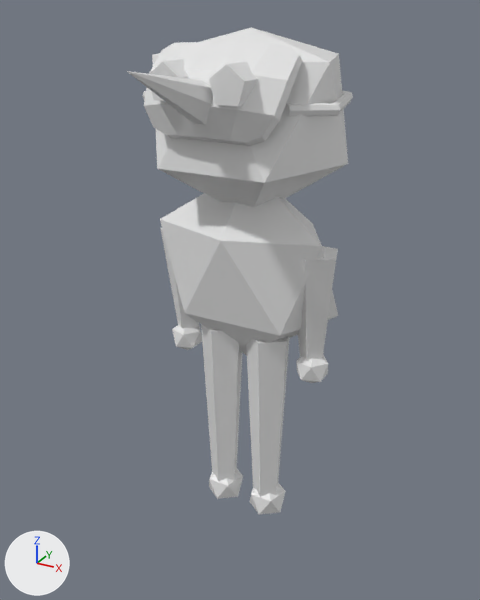
Renders of the FBX model Art/NeeaFolder/Imports/Models/Character.fbx from each side of a commit.
Rendered twice from a 50 mm camera at (2.88, -5.43, 6.02) aimed at (0.0, -0.19, 3.41). The lights are fixed; the arrows at lower left show +X, +Y and +Z. Where no turn or scale is listed for an object, it has been applied to the vertices.

The first picture shows 'Lfoot.001', 'Lhand.001', 'Rarm.001', 'Rlegs.001', 'Torus.002', 'body.001', 'eye.001', 'head.001', 'mask.001', 'nose.001'.
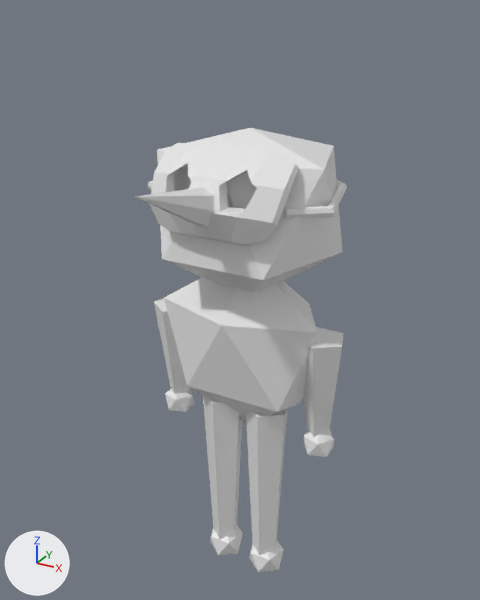
Where the change shows, as pixel boxes (x1, y1, x2, y2) in the pictures (480 x 600 px):
'body.001', moved
    before: (160, 194, 338, 355)
    after: (164, 277, 320, 423)
'head.001', moved
    before: (152, 27, 348, 207)
    after: (157, 128, 343, 293)
'mask.001', moved
    before: (144, 42, 302, 146)
    after: (150, 143, 299, 246)
'Lfoot.001', moved
    before: (246, 336, 290, 514)
    after: (246, 409, 287, 572)
'Rlegs.001', moved
    before: (201, 325, 243, 499)
    after: (203, 396, 243, 555)
'Lhand.001', moved
    before: (296, 246, 338, 383)
    after: (303, 327, 344, 457)
'nose.001', moved
    before: (127, 71, 212, 125)
    after: (135, 187, 214, 227)
'Rarm.001', moved
    before: (161, 228, 202, 350)
    after: (154, 298, 194, 412)
'eye.001', deleted
    before: (149, 59, 258, 106)
'Torus.002', moved
    before: (142, 90, 353, 116)
    after: (148, 180, 347, 219)

Diff of the bpy script that builds the scene:
```diff
--- a/Art/NeeaFolder/Imports/Models/Character.fbx.py
+++ b/Art/NeeaFolder/Imports/Models/Character.fbx.py
@@ ob_rlegs_001 @@
 ob_rlegs_001 = bpy.data.objects.new('Rlegs.001', me_cylinder_008)
-ob_rlegs_001.location = (-0.25, -0.1, 2.06)
+ob_rlegs_001.location = (-0.25, -0.1, 1.22)
@@ ob_nose_001 @@
 ob_nose_001 = bpy.data.objects.new('nose.001', me_cone_001)
-ob_nose_001.location = (0.02, -1.04, 5.45)
+ob_nose_001.location = (0.02, -1.04, 4.61)
@@ ob_head_001 @@
 ob_head_001 = bpy.data.objects.new('head.001', me_icosphere_011)
-ob_head_001.location = (0.0, 0.0, 5.19)
+ob_head_001.location = (0.0, 0.0, 4.35)
@@ ob_body_001 @@
 ob_body_001 = bpy.data.objects.new('body.001', me_icosphere_006)
-ob_body_001.location = (0.0, 0.0, 3.68)
+ob_body_001.location = (0.0, 0.0, 2.84)
@@ ob_torus_002 @@
 ob_torus_002 = bpy.data.objects.new('Torus.002', me_torus_002)
-ob_torus_002.location = (0.0, 0.01, 5.29)
+ob_torus_002.location = (0.0, 0.01, 4.45)
@@ ob_mask_001 @@
 ob_mask_001 = bpy.data.objects.new('mask.001', me_cube_001)
-ob_mask_001.location = (0.01, -0.59, 5.34)
+ob_mask_001.location = (0.01, -0.59, 4.5)
@@ ob_lhand_001 @@
 ob_lhand_001 = bpy.data.objects.new('Lhand.001', me_icosphere_008)
-ob_lhand_001.location = (0.73, -0.1, 4.0)
+ob_lhand_001.location = (0.84, -0.1, 3.16)
@@ ob_lfoot_001 @@
 ob_lfoot_001 = bpy.data.objects.new('Lfoot.001', me_icosphere_007)
-ob_lfoot_001.location = (0.29, -0.09, 1.04)
+ob_lfoot_001.location = (0.29, -0.09, 0.21)
@@ ob_eye_001 @@
-ob_eye_001 = bpy.data.objects.new('eye.001', me_cylinder_001)
-ob_eye_001.location = (0.3, -0.76, 5.49)
-ob_eye_001.rotation_euler = (-1.571, 0.0, 3.142)  # degrees (-90, 0, 180)
-ob_eye_001.scale = (-0.162, -0.162, -0.196)
@@ ob_rarm_001 @@
 ob_rarm_001 = bpy.data.objects.new('Rarm.001', me_cylinder_007)
-ob_rarm_001.location = (-0.7, -0.1, 4.0)
+ob_rarm_001.location = (-0.83, -0.1, 3.16)
```
